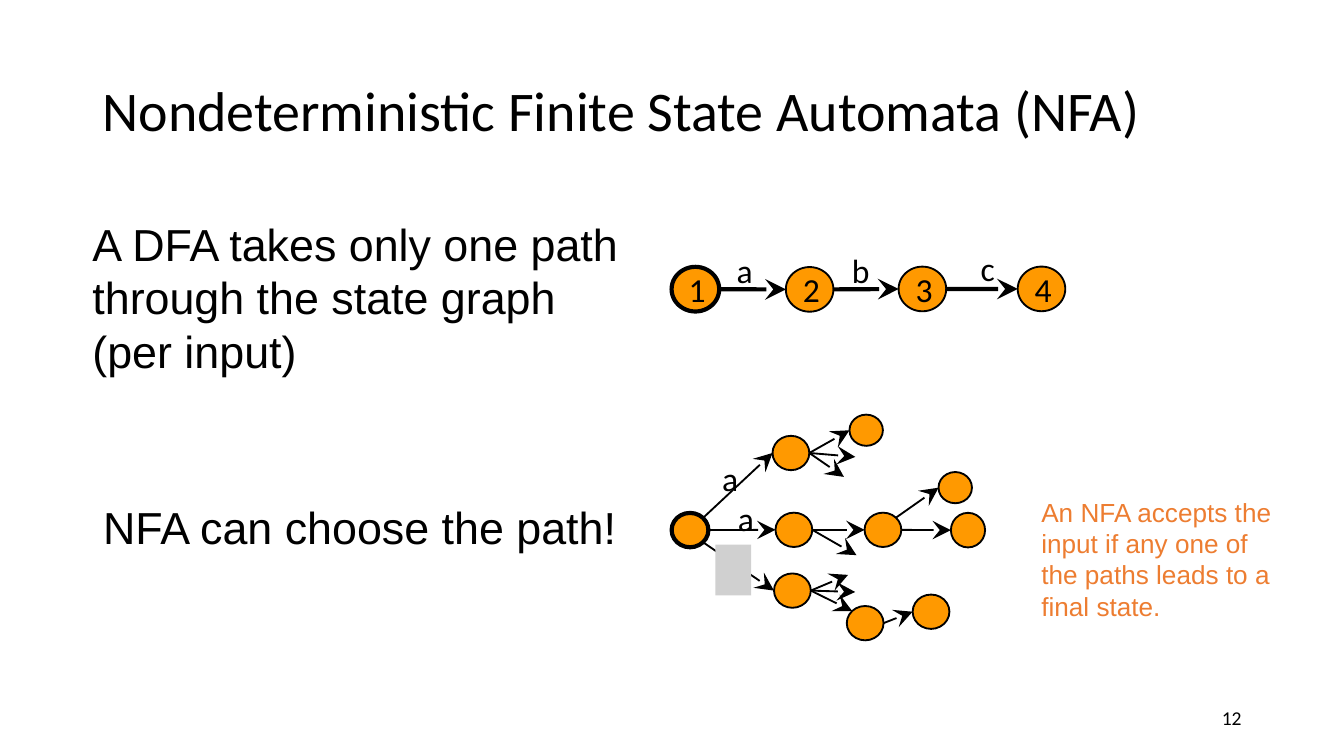
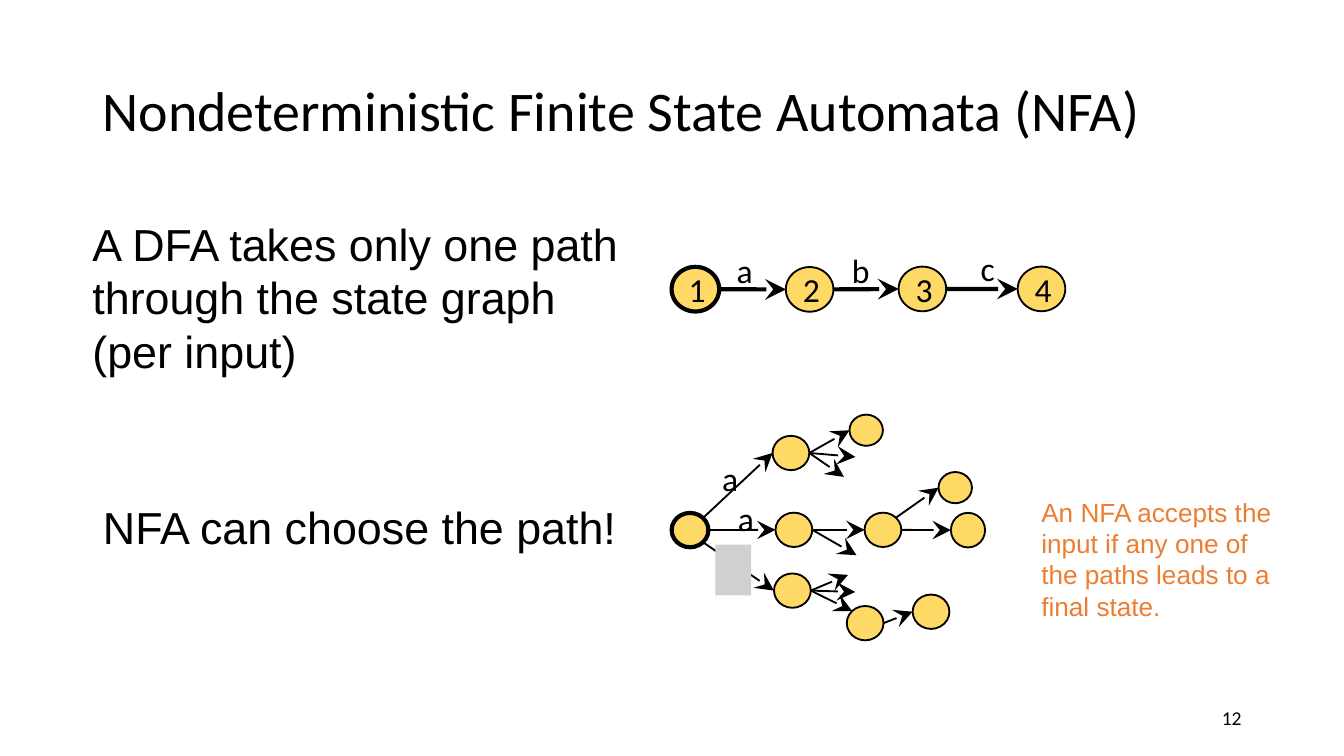
Before and after one commit to anoopsarkar/compilers-class, a slide deck: slide 12 of assets/ppt/lex/lex4-regexps-as-automata.pptx. Drawn at 1344x756 pixels with LibreOffice and Linux fonts; fonts in the diff are those of the drawing; grey boxes stand for pictures. Boxes give left, top, right and bottom in pixels: in the first picture for what was removed or moved away, otherwise in the second. Text is boxed around its words. In the diff, an @@ line names an element or a change of style, - is before the commit and + after.

```diff
--- a/assets/ppt/lex/lex4-regexps-as-automata.pptx
+++ b/assets/ppt/lex/lex4-regexps-as-automata.pptx
@@ fill #FF9900 to #FFD966 in 14 elements at <box>672,267,719,312</box>, <box>786,267,833,312</box>, <box>899,266,946,310</box>, <box>1017,266,1064,310</box>, <box>672,513,708,548</box>, <box>773,435,809,470</box>, <box>774,574,810,609</box>, <box>849,415,883,446</box>, <box>847,606,883,641</box>, <box>775,512,812,547</box>, <box>864,512,900,547</box>, <box>952,513,985,548</box>, <box>938,472,972,503</box>, <box>913,594,949,629</box> @@
```
Also in this commit, not shown: 13 other slides changed, 2 slides added, 6 other files.
